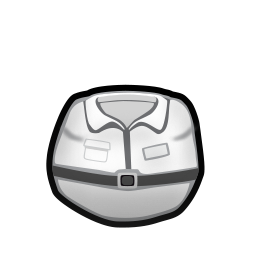
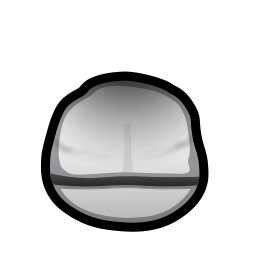
Layered file, before and after one edit (256x256). Changes by layer:
hid group "South" (8 layers) over [left=40, top=71, right=209, bottom=232]
showed group "North" (11 layers) over [left=40, top=71, right=209, bottom=232]
showed group "Base" (4th of 4, in "North") (7 layers) over [left=40, top=71, right=209, bottom=232]
moved "grad" (3rd of 6, in "North" › "Base") above "grad", painted on it over [left=40, top=71, right=209, bottom=232]
added layer "grad" (4th of 6, in "North" › "Base") in group "Base" over [left=41, top=172, right=209, bottom=232]
added layer "Belt" in group "Base" over [left=48, top=168, right=201, bottom=188]
added layer "grad" (5th of 6, in "North" › "Base") (93%) in group "Base" over [left=40, top=71, right=209, bottom=169]
"shadow" (2nd of 2, in "North" › "Base"): opacity 100% → 26%, painted on it over [left=40, top=71, right=209, bottom=232]
added layer "grad" (6th of 6, in "North" › "Base") (64%) in group "Base" over [left=40, top=109, right=209, bottom=232]
added layer "Janitor_Coveralls_Fat_north" in group "Base" over [left=40, top=71, right=209, bottom=232]
